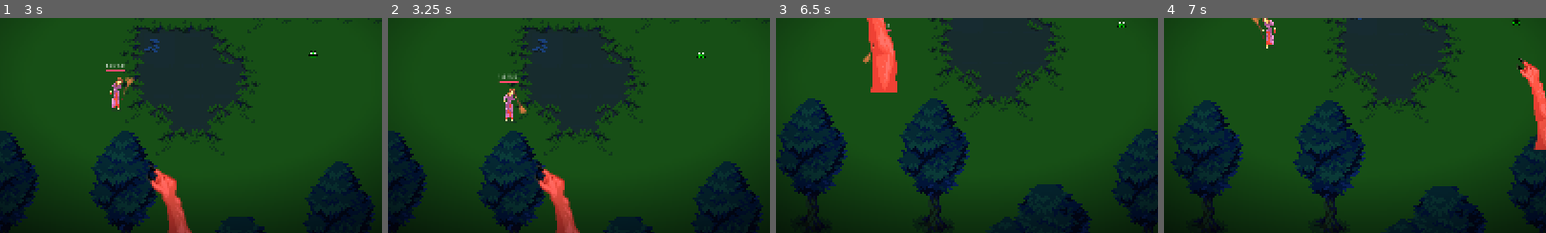
Above: before the commit, frames 1-4 (left to right).
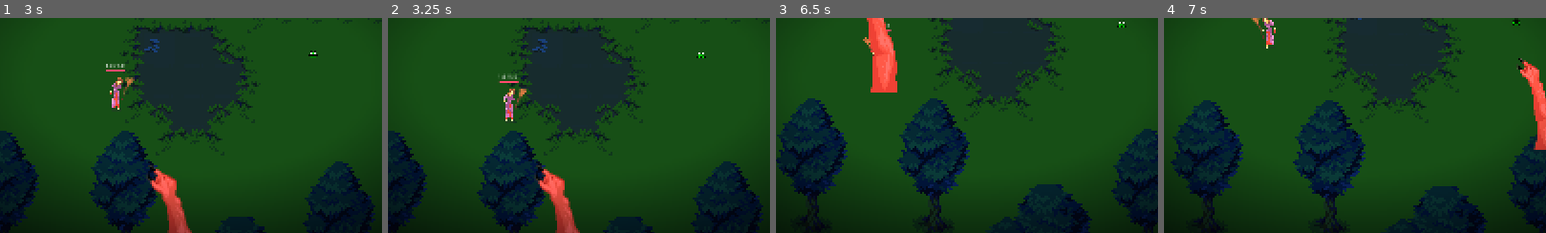
Above: after the commit, the same moments.

Repository: astonedf/Survivor
Game: Godot game, scene res://scenes/main/main.tscn
The game is run twice, just before and just after one commit, with the same random seed, the same clock (stepped at 60 frames per second) and the same inputs. The engine's default icon, where the game draws it, is replaced by a stand-in: a white triangle on a blue panel in a dark square.
Inputs (mouse positions are % of the whole screen's width and height, from its top left):
- Up to frame 1 (3 s): tap Enter at 0.5, 2 s; move the mouse to (72, 45) at 0.52 s; press the mouse at (72, 45) at 0.53 s; tap Space at 1.25 s; move the mouse to (30, 55) at 1.27 s; release the mouse at (30, 55) at 1.28 s; right-click (30, 55) at 1.35 s; move the mouse to (60, 28) at 2.02 s; press the mouse at (60, 28) at 2.03 s; move the mouse to (45, 70) at 2.77 s; release the mouse at (45, 70) at 2.78 s; right-click (45, 70) at 2.85 s
- Up to frame 2 (3.25 s): no input
- Up to frame 3 (6.5 s): move the mouse to (80, 65) at 3.52 s; press the mouse at (80, 65) at 3.53 s; move the mouse to (20, 35) at 4.27 s; release the mouse at (20, 35) at 4.28 s; right-click (20, 35) at 4.35 s; move the mouse to (55, 50) at 5.02 s; press the mouse at (55, 50) at 5.03 s; move the mouse to (35, 25) at 5.77 s; release the mouse at (35, 25) at 5.78 s; right-click (35, 25) at 5.85 s
- Up to frame 4 (7 s): move the mouse to (72, 45) at 6.52 s; press the mouse at (72, 45) at 6.53 s
The pictures show only the part of the screen within x 26-76%, y 36-86%; the shares and areas given below are measured in that part.

Frame 1 is identical in both runs. In frame 2, 0.2% of the frame differs, in the area x 33-37%, y 32-45%; in frame 3, 0.1%; in frame 4, nothing differs.

Commit message:
renamed some things to be clearer

Diff:
--- a/Survivor/characters/common/character.gd
+++ b/Survivor/characters/common/character.gd
@@ -37,8 +37,9 @@
 	if _can_take_damage:
 		var final_amount = raw_amount - _armor
 
-		_health -= final_amount
-		damage_taken.emit(final_amount)
+		if final_amount > 0:
+			_health -= final_amount
+			damage_taken.emit(final_amount)
 
-		if _health <= 0:
-			queue_free()
+			if _health <= 0:
+				queue_free()
--- a/Survivor/weapons/common/weapon.gd
+++ b/Survivor/weapons/common/weapon.gd
@@ -10,43 +10,43 @@
 ## Set to false when the weapon is picked up.
 @export var _pickable := true
 ## Hit rate of the weapon.
-## It will start a new hit every hit_rate.
-## It is set to one shot and the count must start when hit_duration is finished.
-@export_range(0.06, 10.0, 0.01, "suffix:s") var hit_rate: float = 1.0
+## It will start a new hit every attack_rate.
+## It is set to one shot and the count must start when attack_duration is finished.
+@export_range(0.06, 10.0, 0.01, "suffix:s") var attack_rate: float = 1.0
 ## Duration of the hit.
 ## This is the time frame during which the collision shapes are active.
 ## Without this, the weapon will hit during the full time frame between each hit.
-## It is set to one shot and the count must start when hit_rate is finished.
-@export_range(0.06, 10.0, 0.01, "suffix:s") var hit_duration: float = 0.4
-## Will inflict damage every tick during hit_duration.
+## It is set to one shot and the count must start when attack_rate is finished.
+@export_range(0.06, 10.0, 0.01, "suffix:s") var attack_duration: float = 0.4
+## Will inflict damage every tick during attack_duration.
 ## This is used for weapons that inflict damage multiple times during their duration.
 @export_range(0.06, 10.0, 0.01, "suffix:s") var tick_rate: float = 0.4
 
 var _holder: Character = null
-var _hit_rate_timer := Timer.new()
-var _hit_duration_timer := Timer.new()
+var _attack_rate_timer := Timer.new()
+var _attack_duration_timer := Timer.new()
 var _tick_rate_timer := Timer.new()
 
 func _ready() -> void:
-	_hit_rate_timer.wait_time = hit_rate
-	_hit_duration_timer.wait_time = hit_duration
+	_attack_rate_timer.wait_time = attack_rate
+	_attack_duration_timer.wait_time = attack_duration
 	_tick_rate_timer.wait_time = tick_rate
-	_hit_rate_timer.one_shot = true
-	_hit_duration_timer.one_shot = true
-	add_child(_hit_rate_timer)
-	add_child(_hit_duration_timer)
+	_attack_rate_timer.one_shot = true
+	_attack_duration_timer.one_shot = true
+	add_child(_attack_rate_timer)
+	add_child(_attack_duration_timer)
 	add_child(_tick_rate_timer)
-	_hit_rate_timer.timeout.connect(_on_hit_rate_timer_timeout)
-	_hit_duration_timer.timeout.connect(_on_hit_duration_timer_timeout)
+	_attack_rate_timer.timeout.connect(_on_attack_rate_timer_timeout)
+	_attack_duration_timer.timeout.connect(_on_attack_duration_timer_timeout)
 	_tick_rate_timer.timeout.connect(_on_tick_rate_timer_timeout)
 
 
-func _on_hit_rate_timer_timeout() -> void:
+func _on_attack_rate_timer_timeout() -> void:
 	# Overriden in children classes
 	pass
 
 
-func _on_hit_duration_timer_timeout() -> void:
+func _on_attack_duration_timer_timeout() -> void:
 	# Overriden in children classes
 	pass
 
--- a/Survivor/weapons/witch_broom/witch_broom.gd
+++ b/Survivor/weapons/witch_broom/witch_broom.gd
@@ -31,12 +31,12 @@
 	_attacking = true
 	_update_collision_shapes()
 	sprite_2d.flip_v = true
-	_hit_duration_timer.start()
+	_attack_duration_timer.start()
 
 
-func _on_hit_duration_timer_timeout() -> void:
+func _on_attack_duration_timer_timeout() -> void:
 	_attacking = false
-	_hit_rate_timer.start()
+	_attack_rate_timer.start()
 	sprite_2d.flip_v = false
 	collision_shape_left.disabled = true
 	collision_shape_right.disabled = true
@@ -57,4 +57,4 @@
 
 func pickup(new_holder: Character) -> void:
 	super.pickup(new_holder)
-	_hit_rate_timer.start()
+	_attack_rate_timer.start()
--- a/Survivor/weapons/witch_broom/witch_broom.tscn
+++ b/Survivor/weapons/witch_broom/witch_broom.tscn
@@ -16,7 +16,6 @@
 collision_mask = 0
 script = ExtResource("1_ynr3i")
 _damage = 100.0
-hit_rate = 3.0
 metadata/_custom_type_script = "uid://dtcgs7sg66us6"
 
 [node name="CollisionShapeLeft" type="CollisionShape2D" parent="."]
--- a/Survivor/weapons/witch_frog/witch_frog.gd
+++ b/Survivor/weapons/witch_frog/witch_frog.gd
@@ -10,13 +10,13 @@
 		animation_player.play("grounded")
 
 
-func _on_hit_rate_timer_timeout() -> void:
+func _on_attack_rate_timer_timeout() -> void:
 	animation_player.play("jump")
-	_hit_duration_timer.start()
+	_attack_duration_timer.start()
 
 
-func _on_hit_duration_timer_timeout() -> void:
-	_hit_rate_timer.start()
+func _on_attack_duration_timer_timeout() -> void:
+	_attack_rate_timer.start()
 
 
 func pickup(new_holder: Character) -> void:
@@ -26,4 +26,4 @@
 		await animation_player.animation_finished
 		var tween = get_tree().create_tween()
 		tween.tween_property(self, "position", Vector2(), 0.2)
-		_hit_rate_timer.start()
+		_attack_rate_timer.start()
--- a/Survivor/weapons/witch_frog/witch_frog.tscn
+++ b/Survivor/weapons/witch_frog/witch_frog.tscn
@@ -136,7 +136,6 @@
 collision_mask = 0
 script = ExtResource("1_8th6u")
 _damage = 50.0
-hit_duration = 0.5
 tick_rate = 0.5
 
 [node name="CollisionShape2D" type="CollisionShape2D" parent="."]
